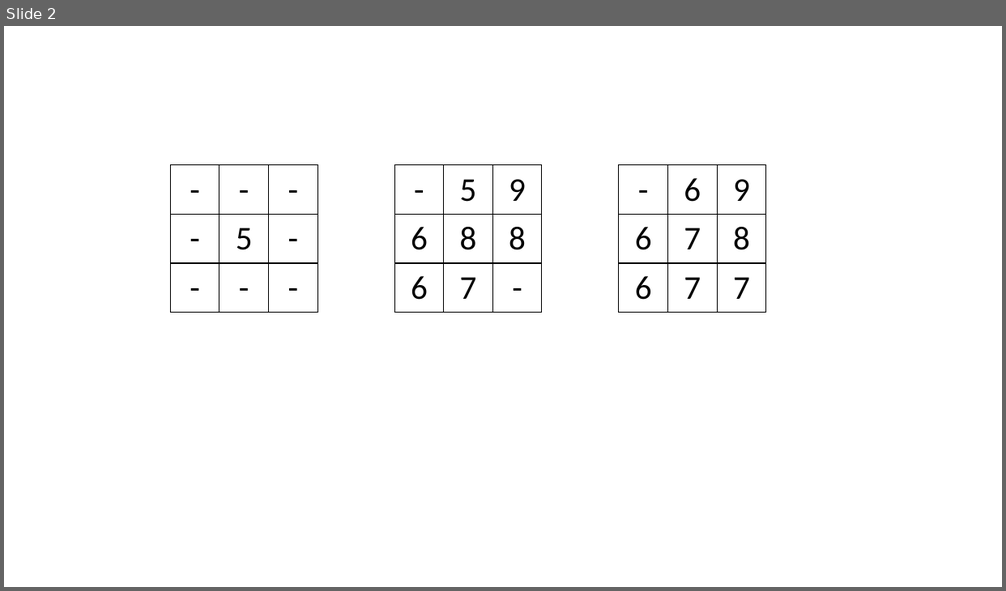
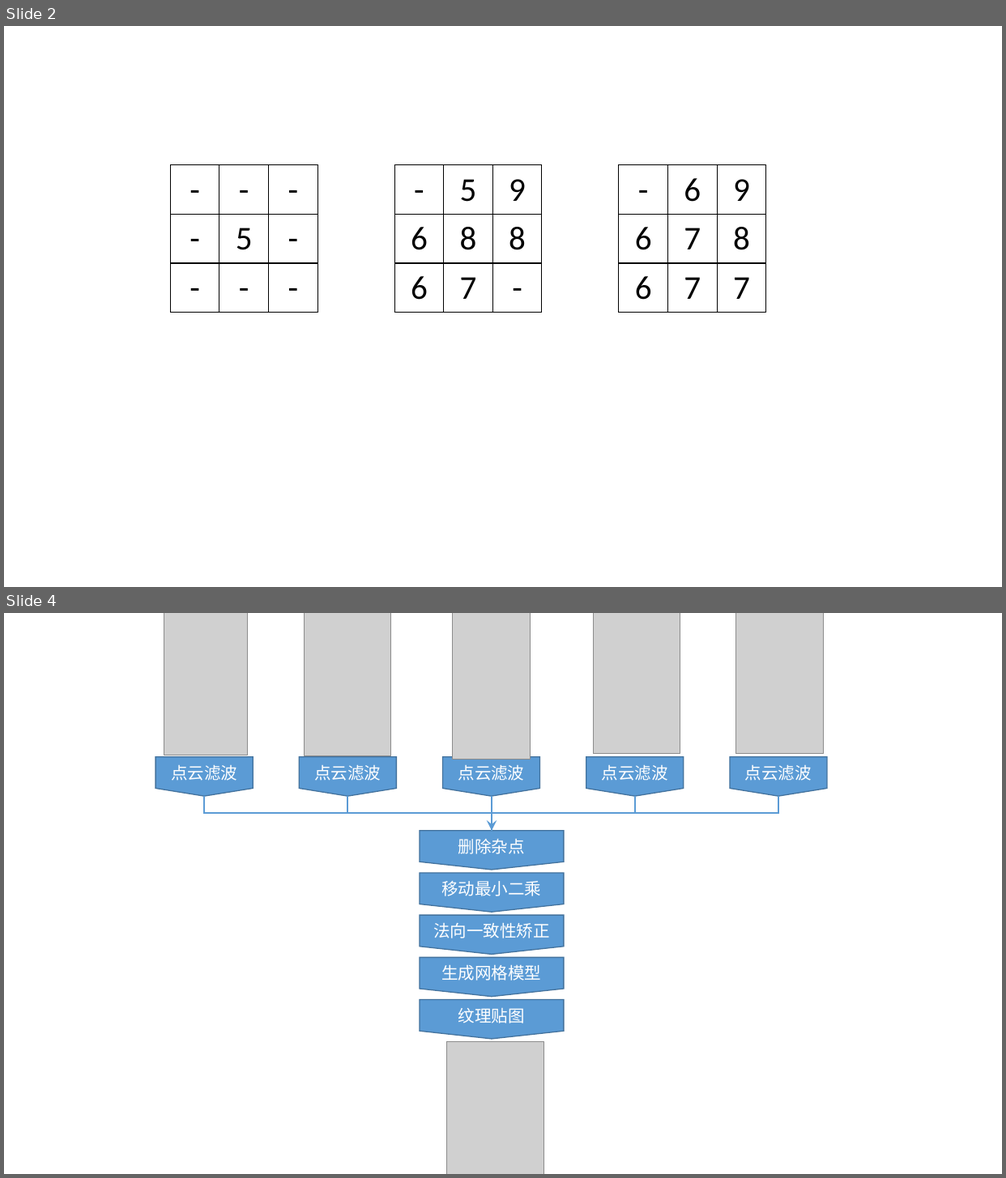
Before and after one commit to seed93/master-thesis, a slide deck: template/figures/chpt4/演示文稿1.pptx. Shown one above the other, each under a label of ours: slide 2 before the commit, slides 2 and 4 after it; the slides between them are not shown. The pictures are 1006x591 and 1006x1178 pixels, drawn with LibreOffice and Linux fonts; fonts in the diff are those of the drawing; grey boxes stand for pictures. Boxes give left, top, right and bottom in pixels: in the first picture for what was removed or moved away, otherwise in the second. Text is boxed around its words. In the diff, an @@ line names an element or a change of style, - is before the commit and + after.

```diff
--- a/template/figures/chpt4/演示文稿1.pptx
+++ b/template/figures/chpt4/演示文稿1.pptx
@@ slide 4 added at bbox=[4, 613, 1002, 1174], background #FFFFFF @@
@@ picture added at bbox=[164, 613, 247, 755] @@
@@ picture added at bbox=[305, 613, 391, 756] @@
@@ picture added at bbox=[453, 613, 530, 759] @@
@@ picture added at bbox=[593, 613, 680, 754] @@
@@ picture added at bbox=[736, 613, 824, 754] @@
@@ flow chart offpage connector added at bbox=[156, 756, 253, 796], fill #5B9BD5, outline #43739E 1 pt, 16 pt, text #FFFFFF @@
+点云滤波
@@ flow chart offpage connector added at bbox=[299, 756, 396, 796], fill #5B9BD5, outline #43739E 1 pt, 16 pt, text #FFFFFF @@
+点云滤波
@@ flow chart offpage connector added at bbox=[443, 756, 540, 796], fill #5B9BD5, outline #43739E 1 pt, 16 pt, text #FFFFFF @@
+点云滤波
@@ flow chart offpage connector added at bbox=[586, 756, 684, 796], fill #5B9BD5, outline #43739E 1 pt, 16 pt, text #FFFFFF @@
+点云滤波
@@ flow chart offpage connector added at bbox=[731, 756, 828, 796], fill #5B9BD5, outline #43739E 1 pt, 16 pt, text #FFFFFF @@
+点云滤波
@@ elbow line added from (205, 796) to (492, 831), #5B9BD5 1.5 pt @@
@@ elbow line added from (347, 796) to (492, 831), #5B9BD5 1.5 pt @@
@@ elbow arrow added from (492, 796) to (492, 831), #5B9BD5 1.5 pt @@
@@ elbow line added from (635, 796) to (492, 831), #5B9BD5 1.5 pt @@
@@ elbow line added from (779, 796) to (492, 831), #5B9BD5 1.5 pt @@
@@ flow chart offpage connector added at bbox=[420, 831, 564, 870], fill #5B9BD5, outline #43739E 1 pt, 16 pt, text #FFFFFF @@
+删除杂点
@@ flow chart offpage connector added at bbox=[420, 873, 564, 912], fill #5B9BD5, outline #43739E 1 pt, 16 pt, text #FFFFFF @@
+移动最小二乘
@@ flow chart offpage connector added at bbox=[420, 915, 564, 954], fill #5B9BD5, outline #43739E 1 pt, 16 pt, text #FFFFFF @@
+法向一致性矫正
@@ flow chart offpage connector added at bbox=[420, 957, 564, 996], fill #5B9BD5, outline #43739E 1 pt, 16 pt, text #FFFFFF @@
+生成网格模型
@@ flow chart offpage connector added at bbox=[420, 1000, 564, 1039], fill #5B9BD5, outline #43739E 1 pt, 16 pt, text #FFFFFF @@
+纹理贴图
@@ picture added at bbox=[446, 1042, 543, 1174] @@
```
Also in this commit, not shown: 2 other slides added, 47 other files.
